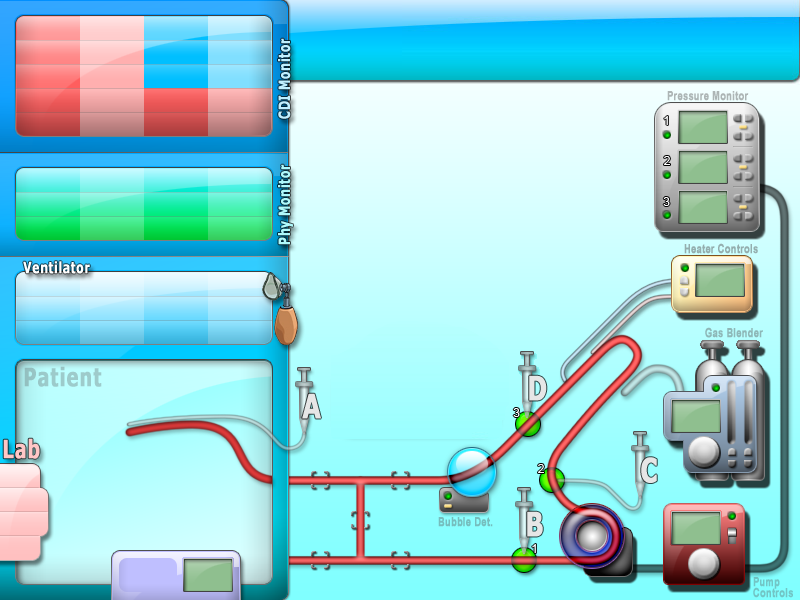
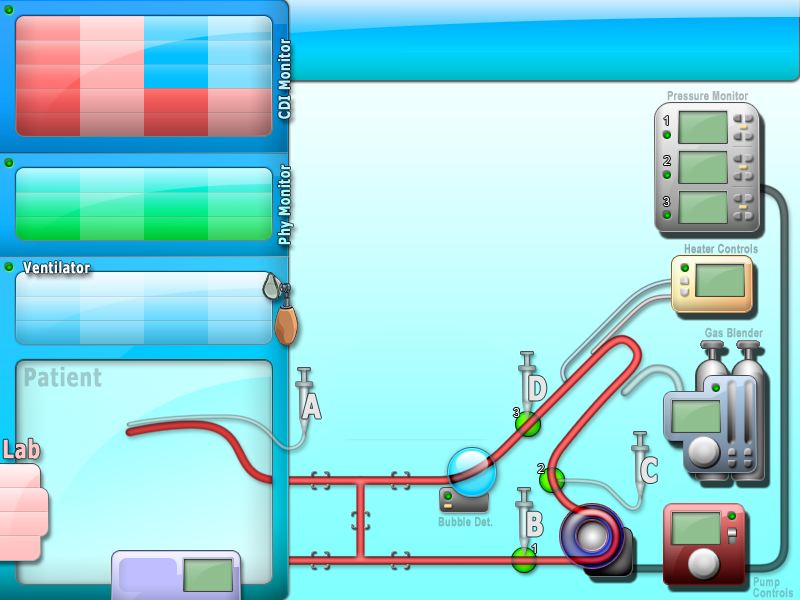
Revision of a layered w=800, h=600 image; what changed, layer by layer:
added layer "CDI-GreenLight" above "Phy-GreenLight" over [2, 3, 16, 17]
added layer "Phy-GreenLight" above "Vent-GreenLight" over [2, 156, 16, 170]
added layer "Vent-GreenLight" above "Time Remover" over [2, 260, 16, 274]
